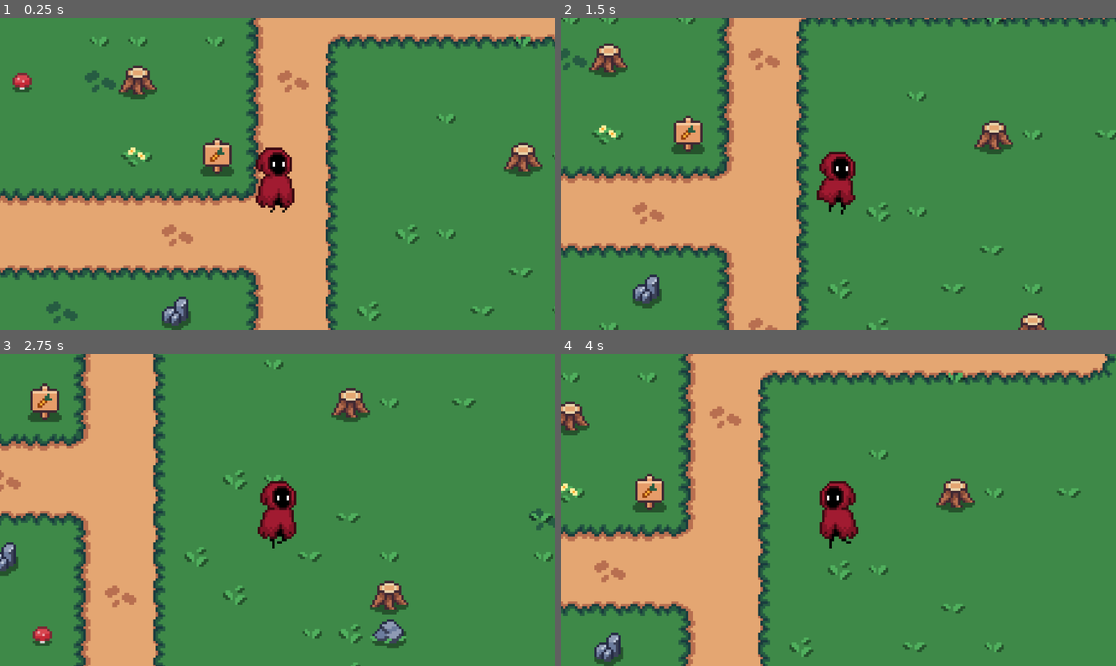
Above: before the commit, frames 1-4 (two rows, left to right).
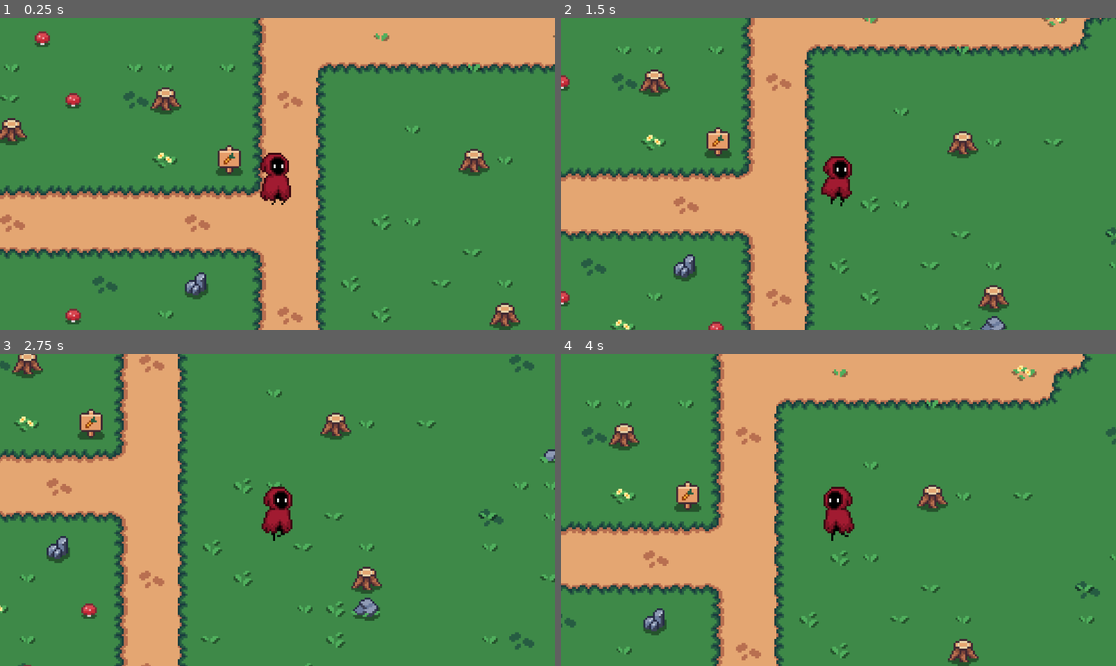
Above: after the commit, the same moments.

Repository: inlet511/Godot_Tut
Game: Godot game, scene res://scenes/main.tscn
Same seed, same stepped clock (60 frames per second), same inputs: the game is played once before the commit and once after it.
Inputs (mouse positions are in pixels of both pictures, inside the frame that each line leads up to):
- Up to frame 1 (0.25 s): no input
- Up to frame 2 (1.5 s): move the mouse to (960, 158) at 0.52 s; hold D (right) 0.53-1.28 s; tap 1 (ability_1) at 0.6 s; tap 2 (ability_2) at 0.8, 1.35 s; move the mouse to (727, 189) at 1.27 s; hold S (down) from 1.28 s (still down)
- Up to frame 3 (2.75 s): tap 3 (ability_3) at 1.55, 2.1 s; move the mouse to (333, 441) at 2.02 s; release S (down) at 2.03 s; hold D (right) from 2.03 s (still down); tap 1 (ability_1) at 2.3 s
- Up to frame 4 (4 s): move the mouse to (810, 572) at 2.77 s; release D (right) at 2.78 s; hold W (up) 2.78-3.53 s; tap 1 (ability_1) at 2.85 s; tap 2 (ability_2) at 3.05, 3.6 s; move the mouse to (1005, 556) at 3.52 s; hold A (left) from 3.53 s (still down); tap 3 (ability_3) at 3.8 s

The runs differ from the first frame. In frame 1, 23% of the frame differs, in the area x 0-100%, y 0-100%; in frame 2, 24%; in frame 3, 22%; in frame 4, 25%.

Commit message:
7 - Ability Manifest Finished

Diff:
--- /dev/null
+++ b/scenes/ability/slash_ability.tscn
@@ -0,0 +1,17 @@
+[gd_scene format=3 uid="uid://by4qtweyfhx0n"]
+
+[ext_resource type="Script" uid="uid://bysj070y4puqg" path="res://scripts/ability/core/ability.gd" id="1_wqbl1"]
+[ext_resource type="Script" uid="uid://bqcvo2v7k7yfw" path="res://scripts/ability/core/ability_spawn_manifest.gd" id="2_6scyu"]
+[ext_resource type="PackedScene" uid="uid://byqjkta6deqrt" path="res://scenes/ability/slash_ability_manifest.tscn" id="3_jabok"]
+[ext_resource type="Script" uid="uid://c07sv604apc5h" path="res://scripts/ability/core/ability_component.gd" id="4_ny4m0"]
+
+[node name="SlashAbility" type="Node" unique_id=608006422]
+script = ExtResource("1_wqbl1")
+
+[node name="SpawnManifest" type="Node" parent="." unique_id=335895672]
+script = ExtResource("2_6scyu")
+manifest_scene = ExtResource("3_jabok")
+set_as_child = true
+
+[node name="PushBack" type="Node" parent="." unique_id=1883231979]
+script = ExtResource("4_ny4m0")
--- /dev/null
+++ b/scenes/ability/slash_ability_manifest.tscn
@@ -0,0 +1,50 @@
+[gd_scene format=3 uid="uid://byqjkta6deqrt"]
+
+[ext_resource type="Script" uid="uid://c415d3mb0fyh5" path="res://scripts/ability/manifest/slash_manifest.gd" id="1_61q06"]
+[ext_resource type="Texture2D" uid="uid://d00h3d5tc1if7" path="res://assets/effects/slash/Slash.png" id="2_61q06"]
+
+[sub_resource type="AtlasTexture" id="AtlasTexture_t282r"]
+atlas = ExtResource("2_61q06")
+region = Rect2(0, 0, 48, 48)
+
+[sub_resource type="AtlasTexture" id="AtlasTexture_mgeek"]
+atlas = ExtResource("2_61q06")
+region = Rect2(48, 0, 48, 48)
+
+[sub_resource type="AtlasTexture" id="AtlasTexture_rco5l"]
+atlas = ExtResource("2_61q06")
+region = Rect2(96, 0, 48, 48)
+
+[sub_resource type="AtlasTexture" id="AtlasTexture_m8blv"]
+atlas = ExtResource("2_61q06")
+region = Rect2(144, 0, 48, 48)
+
+[sub_resource type="SpriteFrames" id="SpriteFrames_3ncoi"]
+animations = [{
+"frames": [{
+"duration": 1.0,
+"texture": SubResource("AtlasTexture_t282r")
+}, {
+"duration": 1.0,
+"texture": SubResource("AtlasTexture_mgeek")
+}, {
+"duration": 1.0,
+"texture": SubResource("AtlasTexture_rco5l")
+}, {
+"duration": 1.0,
+"texture": SubResource("AtlasTexture_m8blv")
+}],
+"loop": false,
+"name": &"default",
+"speed": 15.0
+}]
+
+[node name="SlashAbilityManifest" type="Node2D" unique_id=1414469010]
+z_index = 10
+script = ExtResource("1_61q06")
+
+[node name="AnimatedSprite2D" type="AnimatedSprite2D" parent="." unique_id=1022971566]
+texture_filter = 1
+sprite_frames = SubResource("SpriteFrames_3ncoi")
+autoplay = "default"
+frame_progress = 0.13551153
--- a/scenes/main.tscn
+++ b/scenes/main.tscn
@@ -1,10 +1,10 @@
 [gd_scene format=4 uid="uid://bksyw1qrxuwpc"]
 
-[ext_resource type="Script" uid="uid://crh4s4krnngaa" path="res://scripts/follow_camera.gd" id="1_0wfyh"]
+[ext_resource type="Script" uid="uid://crh4s4krnngaa" path="res://scripts/utilities/follow_camera.gd" id="1_0wfyh"]
 [ext_resource type="PackedScene" uid="uid://b76pmg75k5fmp" path="res://scenes/player.tscn" id="1_o5qli"]
-[ext_resource type="Texture2D" uid="uid://drsexaq18y8c3" path="res://images/Cute_Fantasy_Free/Tiles/Cliff_Tile.png" id="3_sugp2"]
-[ext_resource type="Texture2D" uid="uid://8fepa0qvwoti" path="res://images/Cute_Fantasy_Free/Tiles/Path_Tile.png" id="4_tbgi4"]
-[ext_resource type="Texture2D" uid="uid://dja5ayghfosku" path="res://images/Cute_Fantasy_Free/Outdoor decoration/Outdoor_Decor_Free.png" id="5_tefeu"]
+[ext_resource type="Texture2D" uid="uid://drsexaq18y8c3" path="res://assets/images/Cute_Fantasy_Free/Tiles/Cliff_Tile.png" id="3_sugp2"]
+[ext_resource type="Texture2D" uid="uid://8fepa0qvwoti" path="res://assets/images/Cute_Fantasy_Free/Tiles/Path_Tile.png" id="4_tbgi4"]
+[ext_resource type="Texture2D" uid="uid://dja5ayghfosku" path="res://assets/images/Cute_Fantasy_Free/Outdoor decoration/Outdoor_Decor_Free.png" id="5_tefeu"]
 
 [sub_resource type="TileSetAtlasSource" id="TileSetAtlasSource_jyhfs"]
 texture = ExtResource("3_sugp2")
@@ -118,7 +118,7 @@
 [node name="Main" type="Node2D" unique_id=777491846]
 
 [node name="Camera2D" type="Camera2D" parent="." unique_id=1503065921 node_paths=PackedStringArray("follow_target")]
-zoom = Vector2(5, 5)
+zoom = Vector2(4, 4)
 script = ExtResource("1_0wfyh")
 follow_target = NodePath("../Player")
 
--- a/scenes/player.tscn
+++ b/scenes/player.tscn
@@ -1,9 +1,9 @@
 [gd_scene format=3 uid="uid://b76pmg75k5fmp"]
 
-[ext_resource type="Texture2D" uid="uid://c73b10ln54ac1" path="res://images/AnimationSheet_Character.png" id="1_3vyb7"]
+[ext_resource type="Texture2D" uid="uid://c73b10ln54ac1" path="res://assets/images/AnimationSheet_Character.png" id="1_3vyb7"]
 [ext_resource type="Script" uid="uid://vu7ogh5wxuno" path="res://scripts/player.gd" id="1_g2els"]
-[ext_resource type="Script" uid="uid://ck3abbm7udxhd" path="res://scripts/ability/ability_controller.gd" id="3_qhqgy"]
-[ext_resource type="PackedScene" uid="uid://by4qtweyfhx0n" path="res://scenes/slash_ability.tscn" id="4_dqkch"]
+[ext_resource type="Script" uid="uid://ck3abbm7udxhd" path="res://scripts/ability/core/ability_controller.gd" id="3_qhqgy"]
+[ext_resource type="PackedScene" uid="uid://by4qtweyfhx0n" path="res://scenes/ability/slash_ability.tscn" id="4_dqkch"]
 
 [sub_resource type="AtlasTexture" id="AtlasTexture_g2els"]
 atlas = ExtResource("1_3vyb7")
--- a/scenes/slash_ability.tscn
+++ /dev/null
@@ -1,14 +0,0 @@
-[gd_scene format=3 uid="uid://by4qtweyfhx0n"]
-
-[ext_resource type="Script" uid="uid://bysj070y4puqg" path="res://scripts/ability/ability.gd" id="1_a4ldx"]
-[ext_resource type="Script" uid="uid://c07sv604apc5h" path="res://scripts/ability/ability_component.gd" id="1_j0osd"]
-[ext_resource type="Script" uid="uid://bqcvo2v7k7yfw" path="res://scripts/ability/spawn_object.gd" id="2_01ler"]
-
-[node name="Slash" type="Node" unique_id=608006422]
-script = ExtResource("1_a4ldx")
-
-[node name="SpawnObject" type="Node" parent="." unique_id=335895672]
-script = ExtResource("2_01ler")
-
-[node name="PushBack" type="Node" parent="." unique_id=1883231979]
-script = ExtResource("1_j0osd")
--- a/scripts/ability/ability.gd
+++ /dev/null
@@ -1,11 +0,0 @@
-class_name Ability
-extends Node
-
-func activate():
-	print("Activate ability: ", self.name)
-	_activate_component()
-
-func _activate_component():
-	for child in get_children():
-		if child is AbilityComponent:
-			child.activate()
--- a/scripts/ability/ability_component.gd
+++ /dev/null
@@ -1,10 +0,0 @@
-class_name AbilityComponent
-
-extends Node
-
-func activate():
-	print("Activating Component: ", self.name)
-	_activate()
-
-func _activate():
-	pass
--- a/scripts/ability/ability_controller.gd
+++ /dev/null
@@ -1,22 +0,0 @@
-class_name AbilityController
-extends Node
-
-var abilities: Array[Ability] = []
-var cooldowns: Dictionary = {}
-
-func _ready():
-	for child in get_children():
-		if child is Ability:
-			abilities.push_back(child)
-
-func trigger_ability_by_idx(idx:int):
-	if abilities.size() == 0 :return
-	var ability = abilities.get(idx)
-	_trigger_ability(ability)
-
-func _trigger_ability(ability:Ability):
-	if ability == null:
-		print("Ability not found")
-		return
-
-	ability.activate()
--- /dev/null
+++ b/scripts/ability/core/ability.gd
@@ -0,0 +1,11 @@
+class_name Ability
+extends Node
+
+func activate(entity: Entity):
+	print("Activate ability: ", self.name)
+	_activate_component(entity)
+
+func _activate_component(entity: Entity):
+	for child in get_children():
+		if child is AbilityComponent:
+			child.activate(entity)
--- /dev/null
+++ b/scripts/ability/core/ability_component.gd
@@ -0,0 +1,10 @@
+class_name AbilityComponent
+
+extends Node
+
+func activate(entity:Entity):
+	print("Activating Component: ", self.name)
+	_activate(entity)
+
+func _activate(entity:Entity):
+	pass
--- /dev/null
+++ b/scripts/ability/core/ability_controller.gd
@@ -0,0 +1,24 @@
+class_name AbilityController
+extends Node
+
+var abilities: Array[Ability] = []
+var cooldowns: Dictionary = {}
+var player: Entity
+
+func _ready():
+	player = get_parent()
+	for child in get_children():
+		if child is Ability:
+			abilities.push_back(child)
+
+func trigger_ability_by_idx(idx:int):
+	if abilities.size() == 0 :return
+	var ability = abilities.get(idx)
+	_trigger_ability(ability)
+
+func _trigger_ability(ability:Ability):
+	if ability == null:
+		print("Ability not found")
+		return
+
+	ability.activate(player)
--- /dev/null
+++ b/scripts/ability/core/ability_manifest.gd
@@ -0,0 +1,8 @@
+class_name AbilityManifest
+extends Node2D
+
+func activate(entity:Entity):
+	_activate(entity)
+
+func _activate(entity:Entity):
+	pass
--- /dev/null
+++ b/scripts/ability/core/ability_spawn_manifest.gd
@@ -0,0 +1,19 @@
+class_name AbilitySpawnManifest
+extends AbilityComponent
+
+@export var manifest_scene: PackedScene
+@export var set_as_child: bool = false
+@export var spawn_offset: Vector2 = Vector2.ZERO
+
+func _activate(entity:Entity):
+	if manifest_scene == null: return
+	var spawned_inst= manifest_scene.instantiate() as AbilityManifest
+	if set_as_child:
+		entity.add_child(spawned_inst)
+	else:
+		var root = get_tree().get_root()
+		spawned_inst.position = entity.position
+		root.add_child(spawned_inst)
+
+	spawned_inst.position += spawn_offset
+	spawned_inst.activate(entity)
--- /dev/null
+++ b/scripts/ability/manifest/slash_manifest.gd
@@ -0,0 +1,14 @@
+class_name SlashManifest
+extends AbilityManifest
+
+@onready var animated_sprite: AnimatedSprite2D = $AnimatedSprite2D
+
+func _ready() -> void:
+	animated_sprite.animation_finished.connect(_on_animation_finished)
+
+func _activate(entity:Entity):
+	var mouse_pos = get_viewport().get_camera_2d().get_global_mouse_position()
+	look_at(mouse_pos)
+
+func _on_animation_finished() -> void:
+	queue_free()
--- a/scripts/ability/spawn_object.gd
+++ /dev/null
@@ -1,5 +0,0 @@
-class_name SpawnObject
-extends AbilityComponent
-
-func _activate():
-	print("Spawn Object Custom Function!!")
--- /dev/null
+++ b/scripts/entity.gd
@@ -0,0 +1,12 @@
+class_name Entity
+extends Node2D
+
+
+# Called when the node enters the scene tree for the first time.
+func _ready() -> void:
+	pass # Replace with function body.
+
+
+# Called every frame. 'delta' is the elapsed time since the previous frame.
+func _process(delta: float) -> void:
+	pass
--- a/scripts/player.gd
+++ b/scripts/player.gd
@@ -1,4 +1,4 @@
-extends Node2D
+extends Entity
 
 
 @export var speed: float = 20
Binary file added: assets/effects/slash/Slash.png
Not shown, added: assets/effects/slash/Slash.png.import
Renamed: images/AnimationSheet_Character.png -> assets/images/AnimationSheet_Character.png
Not shown, added: assets/images/AnimationSheet_Character.png.import
Renamed: images/Cute_Fantasy_Free/Animals/Chicken/Chicken.png -> assets/images/Cute_Fantasy_Free/Animals/Chicken/Chicken.png
Not shown, added: assets/images/Cute_Fantasy_Free/Animals/Chicken/Chicken.png.import
Renamed: images/Cute_Fantasy_Free/Animals/Cow/Cow.png -> assets/images/Cute_Fantasy_Free/Animals/Cow/Cow.png
Not shown, added: assets/images/Cute_Fantasy_Free/Animals/Cow/Cow.png.import
Renamed: images/Cute_Fantasy_Free/Animals/Pig/Pig.png -> assets/images/Cute_Fantasy_Free/Animals/Pig/Pig.png
Not shown, added: assets/images/Cute_Fantasy_Free/Animals/Pig/Pig.png.import
Renamed: images/Cute_Fantasy_Free/Animals/Sheep/Sheep.png -> assets/images/Cute_Fantasy_Free/Animals/Sheep/Sheep.png
Not shown, added: assets/images/Cute_Fantasy_Free/Animals/Sheep/Sheep.png.import
(and 72 more such lines)
